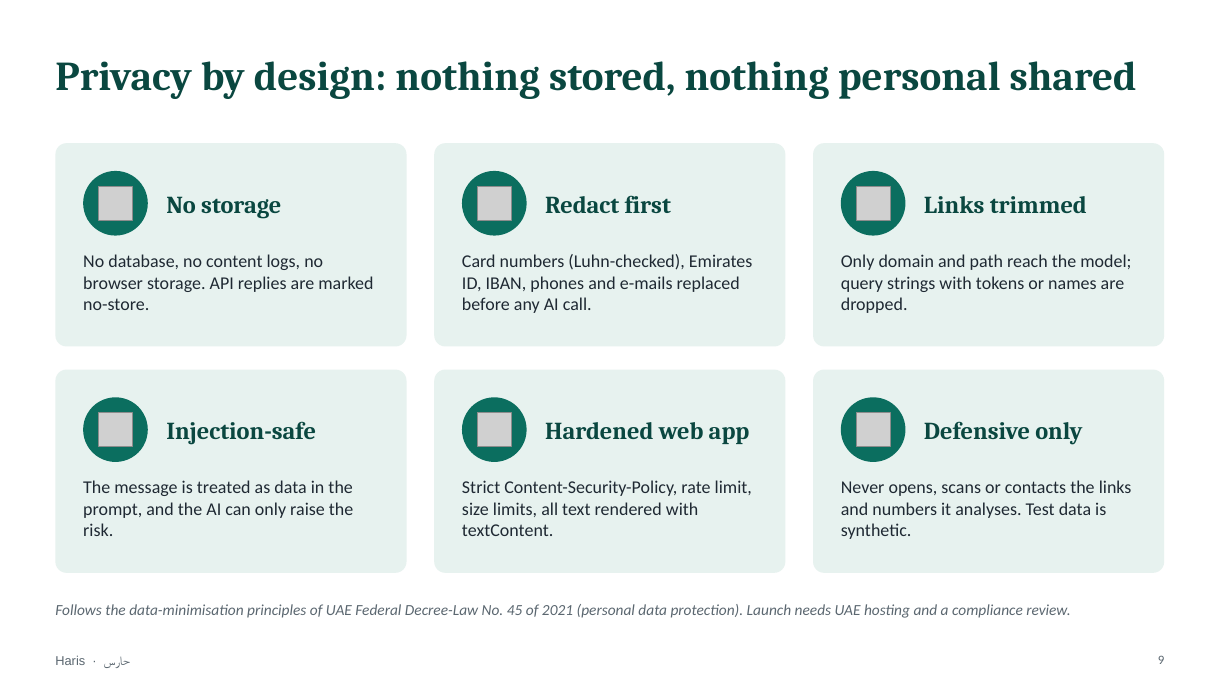
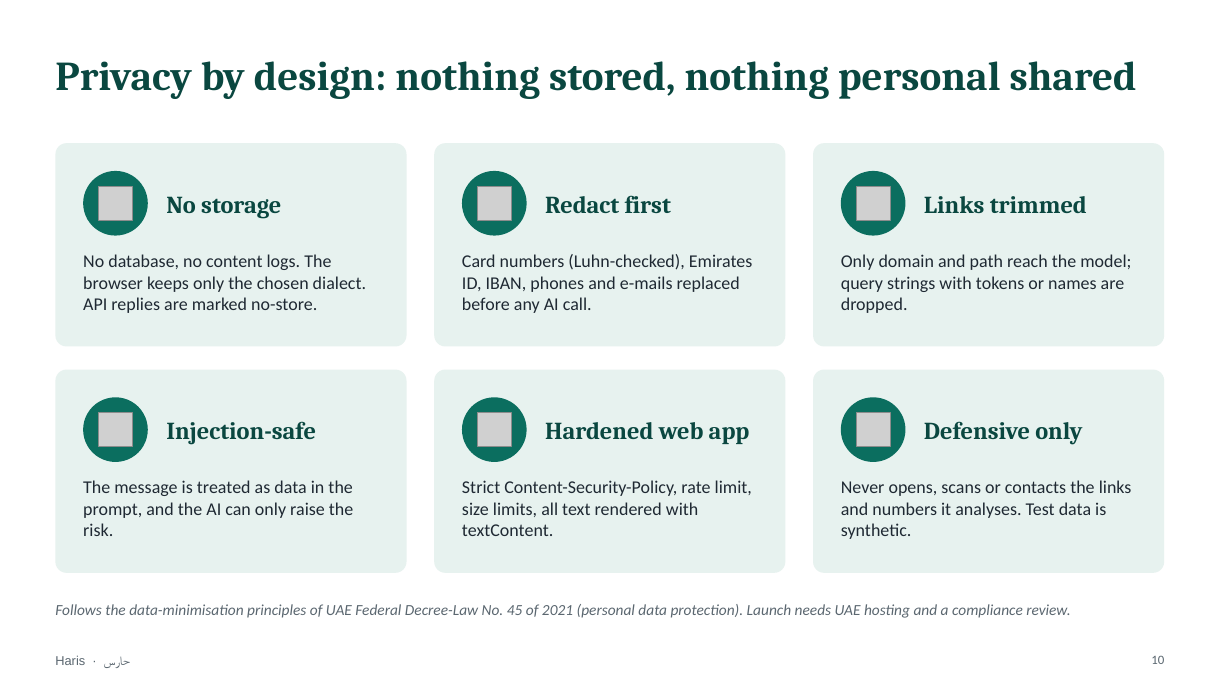
Before and after one commit to mohamedtorky2022/Haris, a slide deck: slide 10 of docs/Haris-presentation.pptx (slide 9 before the commit). Drawn at 1232x693 pixels with LibreOffice and Linux fonts; fonts in the diff are those of the drawing; grey boxes stand for pictures. Boxes give left, top, right and bottom in pixels: in the first picture for what was removed or moved away, otherwise in the second. Text is boxed around its words. In the diff, an @@ line names an element or a change of style, - is before the commit and + after.

```diff
--- a/docs/Haris-presentation.pptx
+++ b/docs/Haris-presentation.pptx
@@ text at bbox=[83, 254, 366, 313]: text changed @@
-No database, no content logs, no browser storage. API replies are marked no-store.
+No database, no content logs. The browser keeps only the chosen dialect. API replies are marked no-store.
@@ page number at bbox=[1151, 656, 1164, 664]: text changed @@
-9
+10
```
Also in this commit, not shown: 3 other slides changed, 1 slide added, 8 other files.
